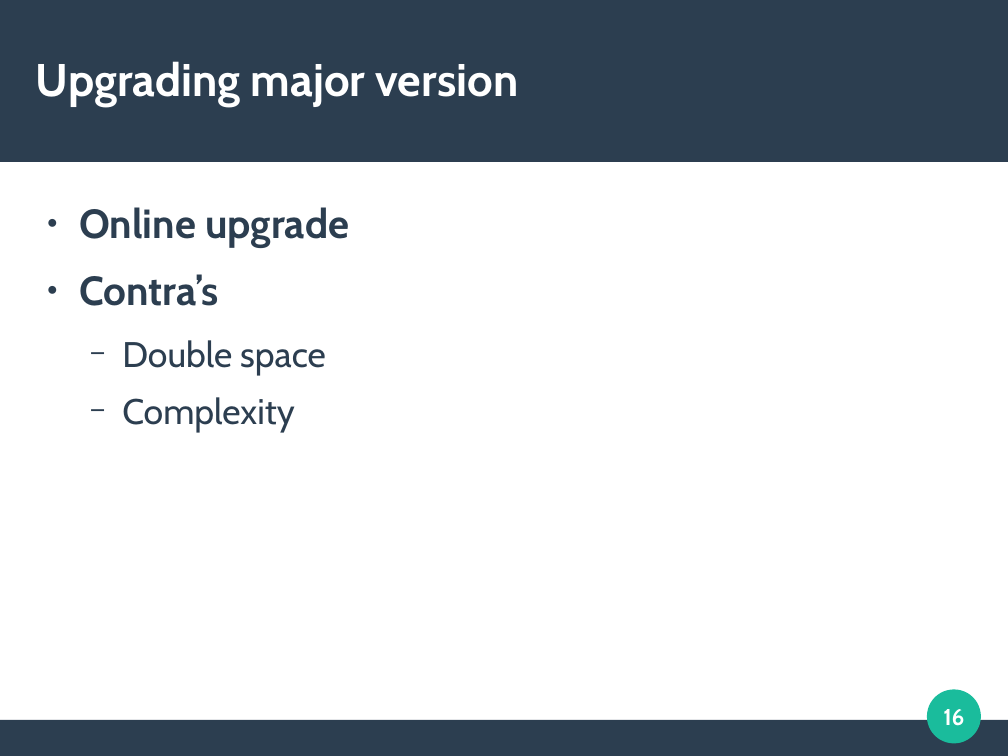
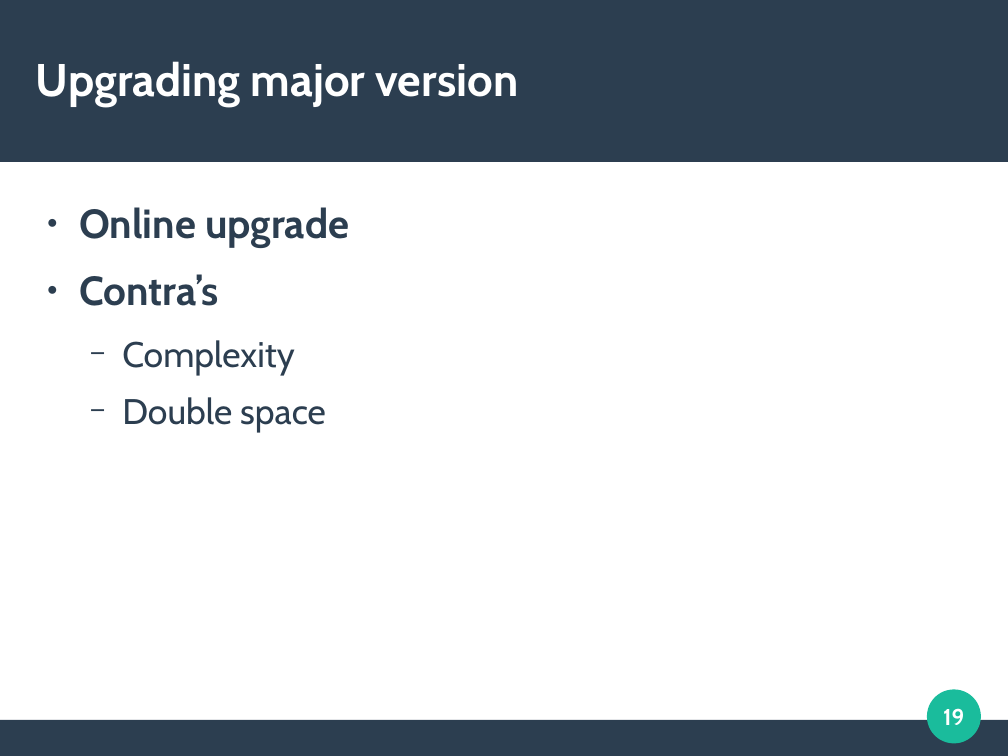
Before and after one commit to openPablo/edb_upgrade_presentation, a slide deck: slide 19 of upgrading_presentation.odp (slide 16 before the commit). Drawn at 1008x756 pixels with LibreOffice and Linux fonts; fonts in the diff are those of the drawing. Boxes give left, top, right and bottom in pixels: in the first picture for what was removed or moved away, otherwise in the second. Text is boxed around its words. In the diff, an @@ line names an element or a change of style, - is before the commit and + after.

```diff
--- a/upgrading_presentation.odp
+++ b/upgrading_presentation.odp
@@ text at (122,340,294,375): paragraph added @@
+  − Complexity
@@ text at (122,397,294,432): paragraph removed @@
-  − Complexity
@@ page number at (943,708,964,725): text changed @@
-16
+19
```
Also in this commit, not shown: 6 other slides changed, 3 slides added, 2 other files.
